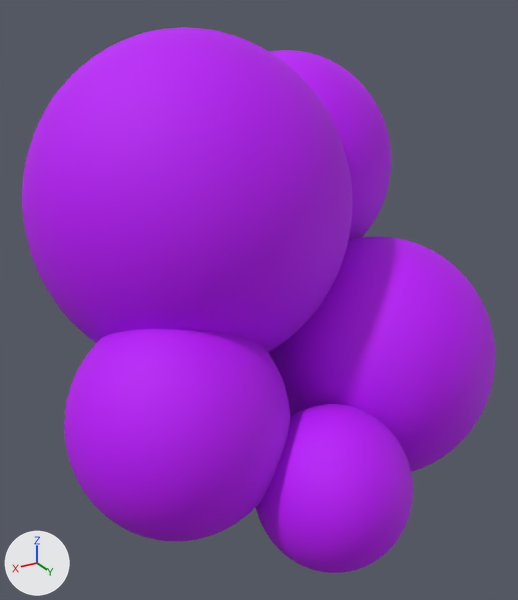
The FBX model metroid-UNITY(vrtk)/Assets/Resources/br-m-balls-purple.fbx as it was, and as the next commit left it.
Camera for both pictures: a 50 mm lens placed at (-109.734, 1.259, 2.06), pointed at (-110.479, 0.017, 1.439). Every picture has the same lights, and +X, +Y and +Z are marked at lower left. Where no turn or scale is listed for an object, it has been applied to the vertices.
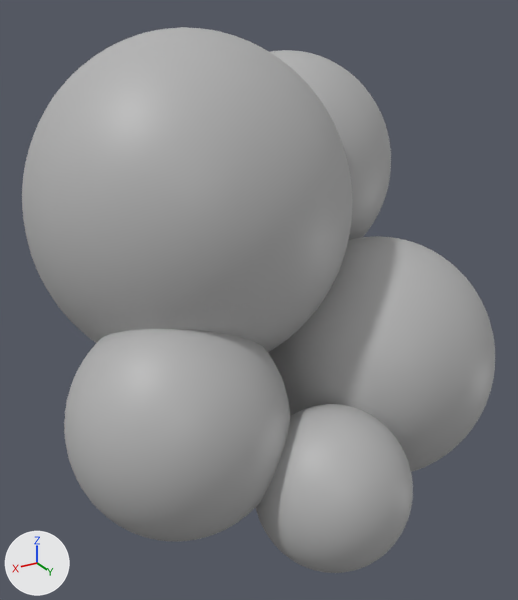
Where the change shows, as pixel boxes (x1, y1, x2, y2) in the pictures (518 x 600 px):
```json
{"object": "pSphere2", "change": "recoloured", "before": [22, 27, 352, 352], "after": [22, 27, 352, 352], "on screen": "purple to grey"}
{"object": "pSphere3", "change": "recoloured", "before": [64, 329, 290, 542], "after": [64, 329, 290, 542], "on screen": "purple to grey"}
{"object": "pSphere5", "change": "recoloured", "before": [268, 236, 495, 472], "after": [268, 236, 495, 472], "on screen": "purple to grey"}
{"object": "pSphere6", "change": "recoloured", "before": [256, 404, 413, 573], "after": [256, 404, 413, 573], "on screen": "purple to grey"}
{"object": "pSphere4", "change": "recoloured", "before": [270, 50, 391, 240], "after": [270, 50, 391, 240], "on screen": "purple to grey"}
```

Edits to the scene script, one JSON object a line:
```json
{"op": "add", "block": "mat_z_solid_grey", "code": ["mat_z_solid_grey = principled_material('z_solid_grey')", "mat_z_solid_grey.base_color = (0.455, 0.455, 0.455)  # grey #b4b4b4"]}
{"block": "me_mesh_004", "where": "me_mesh_004.from_pydata(...)  # 2210 vertices, 2208 faces; spans x -0.156..0.156, y -0.156..0.156, z -0.163..0.163"}
{"op": "remove", "block": "me_mesh_004", "code": "me_mesh_004.materials.append(mat_balls_purple3)  # purple #bc00f8"}
{"op": "add", "block": "me_mesh_004", "code": "me_mesh_004.materials.append(mat_z_solid_grey)  # grey #b4b4b4"}
{"block": "me_mesh_001", "where": "me_mesh_001.from_pydata(...)  # 2210 vertices, 2208 faces; spans x -0.216..0.216, y -0.216..0.216, z -0.226..0.226"}
{"op": "remove", "block": "me_mesh_001", "code": "me_mesh_001.materials.append(mat_balls_purple3)  # purple #bc00f8"}
{"op": "add", "block": "me_mesh_001", "code": "me_mesh_001.materials.append(mat_z_solid_grey)  # grey #b4b4b4"}
{"block": "me_mesh_003", "where": "me_mesh_003.from_pydata(...)  # 2210 vertices, 2208 faces; spans x -0.266..0.266, y -0.266..0.266, z -0.279..0.279"}
{"op": "remove", "block": "me_mesh_003", "code": "me_mesh_003.materials.append(mat_balls_purple3)  # purple #bc00f8"}
{"op": "add", "block": "me_mesh_003", "code": "me_mesh_003.materials.append(mat_z_solid_grey)  # grey #b4b4b4"}
{"block": "me_mesh_002", "where": "me_mesh_002.from_pydata(...)  # 2210 vertices, 2208 faces; spans x -0.253..0.253, y -0.253..0.253, z -0.265..0.265"}
{"op": "remove", "block": "me_mesh_002", "code": "me_mesh_002.materials.append(mat_balls_purple3)  # purple #bc00f8"}
{"op": "add", "block": "me_mesh_002", "code": "me_mesh_002.materials.append(mat_z_solid_grey)  # grey #b4b4b4"}
{"block": "me_mesh", "where": "me_mesh.from_pydata(...)  # 2210 vertices, 2208 faces; spans x -0.335..0.335, y -0.335..0.335, z -0.351..0.351"}
{"op": "remove", "block": "me_mesh", "code": "me_mesh.materials.append(mat_balls_purple3)  # purple #bc00f8"}
{"op": "add", "block": "me_mesh", "code": "me_mesh.materials.append(mat_z_solid_grey)  # grey #b4b4b4"}
```
